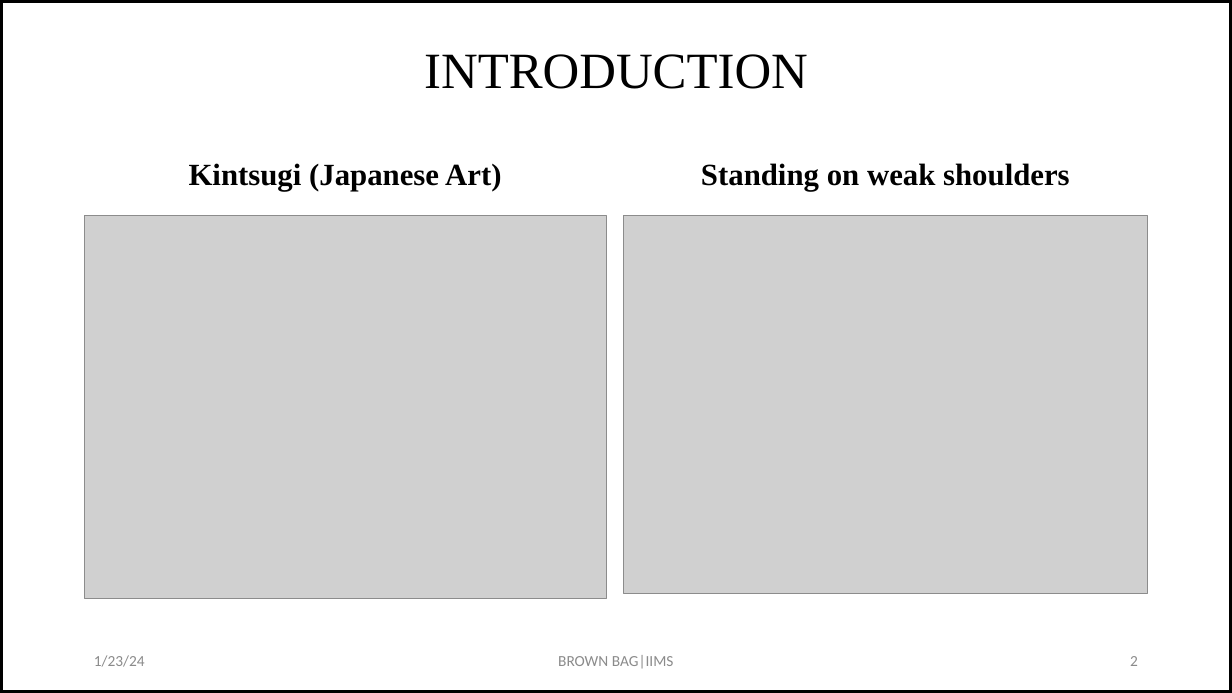
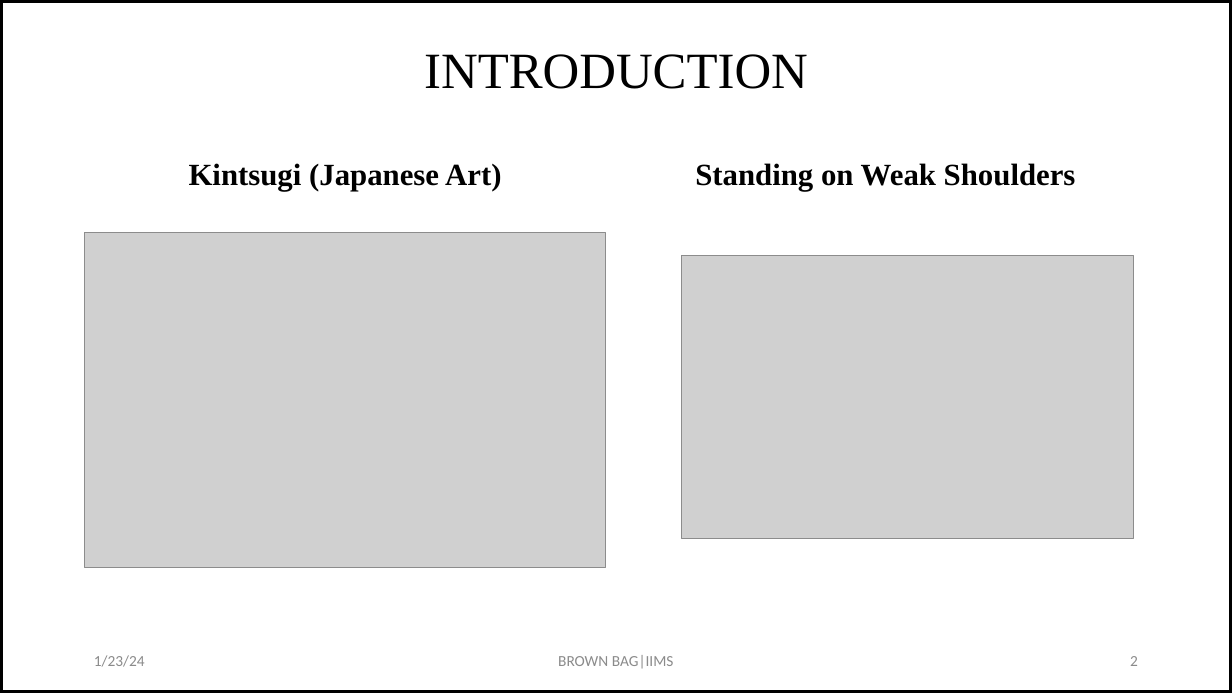
Before and after one commit to drkbhere/Retraction-Analysis, a slide deck: slide 2 of Brownbag-updated.pptx. Drawn at 1232x693 pixels with LibreOffice and Linux fonts; fonts in the diff are those of the drawing; grey boxes stand for pictures. Boxes give left, top, right and bottom in pixels: in the first picture for what was removed or moved away, otherwise in the second. Text is boxed around its words. In the diff, an @@ line names an element or a change of style, - is before the commit and + after.

```diff
--- a/Brownbag-updated.pptx
+++ b/Brownbag-updated.pptx
@@ text at [695,163,1076,191]: text changed @@
-Standing on weak shoulders
+Standing on Weak Shoulders
@@ picture: place and size @@
-picture at [85,215,606,599]
+picture at [84,233,605,567]
@@ picture: place and size @@
-picture at [624,215,1148,593]
+picture at [681,255,1133,539]
```
Also in this commit, not shown: 10 other slides changed, 2 slides added, 3 other files.
